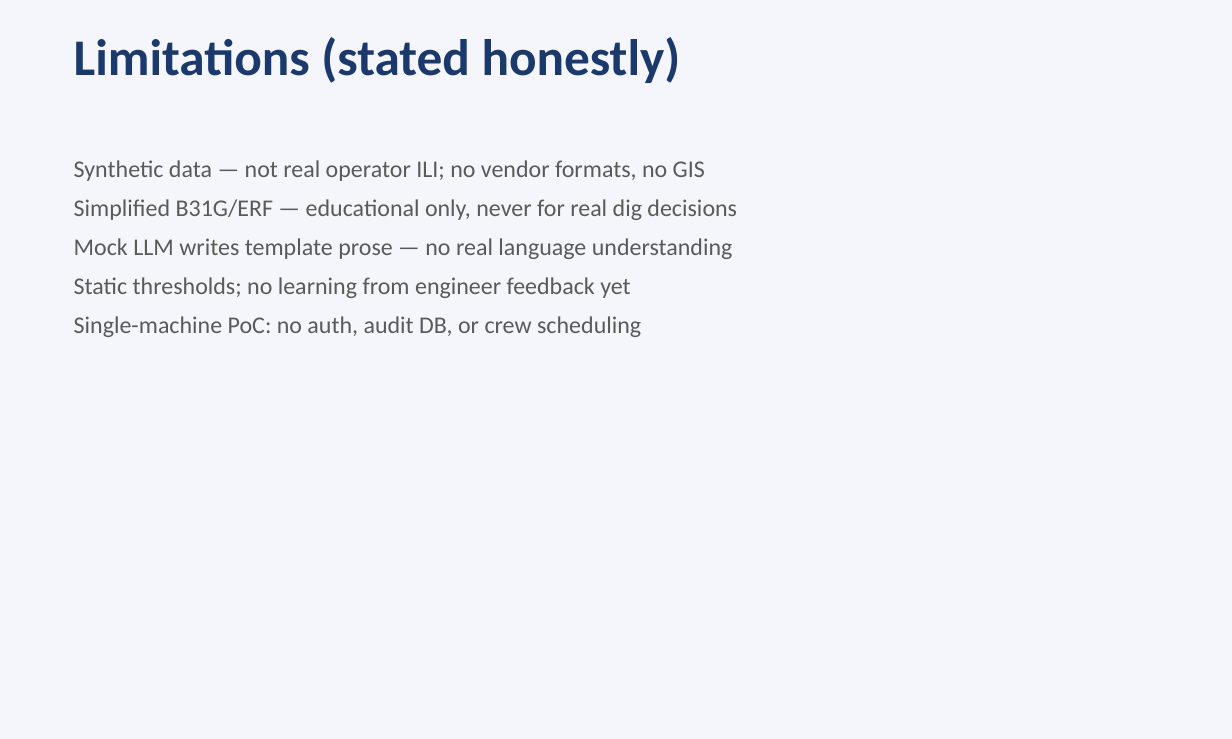
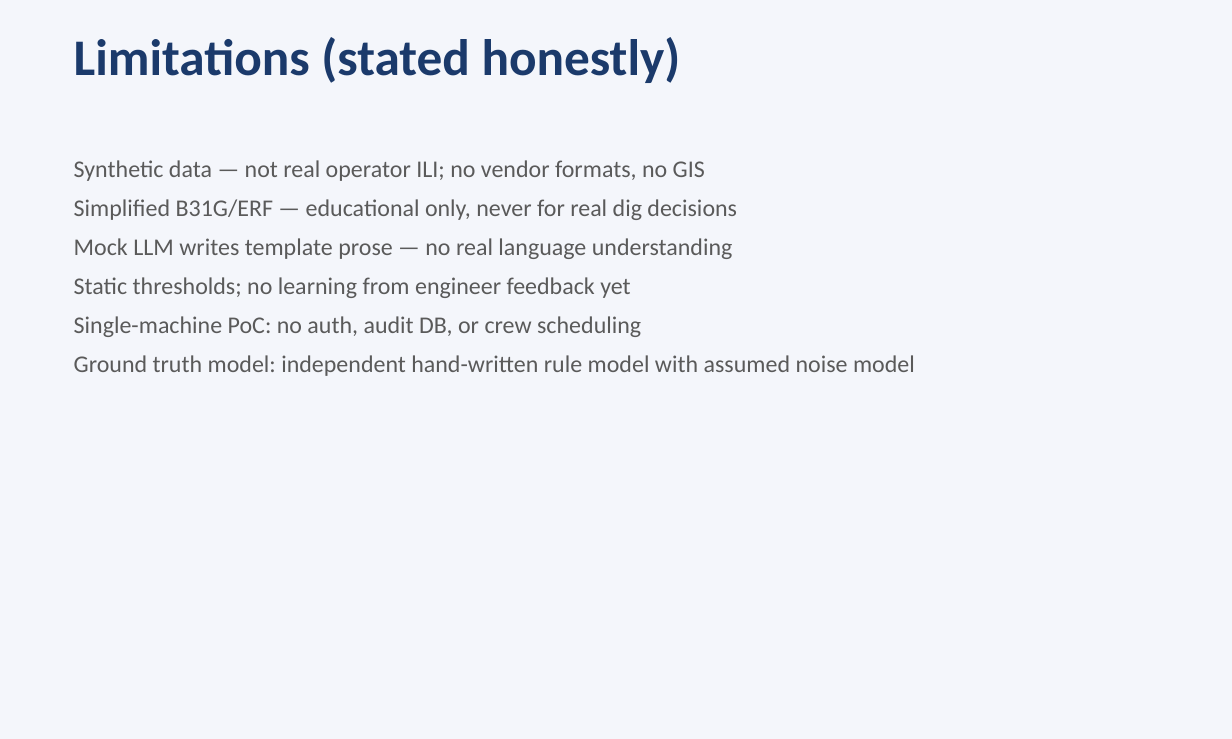
Before and after one commit to DeltaN04/Pipeline-Corrosion-Guard, a slide deck: slide 11 of presentation.pptx. Drawn at 1232x739 pixels with LibreOffice and Linux fonts; fonts in the diff are those of the drawing. Boxes give left, top, right and bottom in pixels: in the first picture for what was removed or moved away, otherwise in the second. Text is boxed around its words. In the diff, an @@ line names an element or a change of style, - is before the commit and + after.

```diff
--- a/presentation.pptx
+++ b/presentation.pptx
@@ text at (x1=74, y1=355, x2=915, y2=376): paragraph added @@
+Ground truth model: independent hand-written rule model with assumed noise model
```
Also in this commit, not shown: 5 other slides changed, 1 slide added, 1 slide removed, 34 other files.
